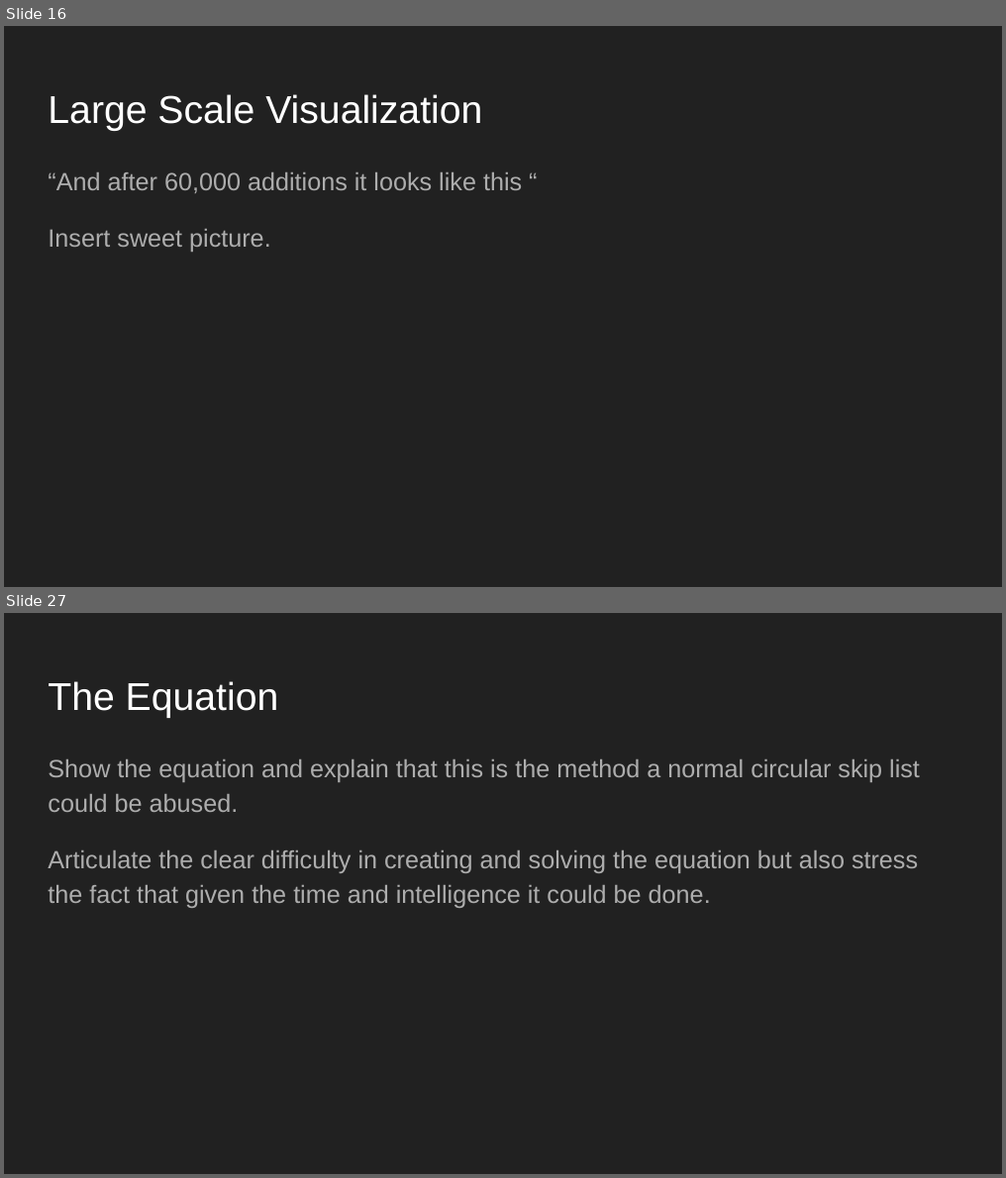
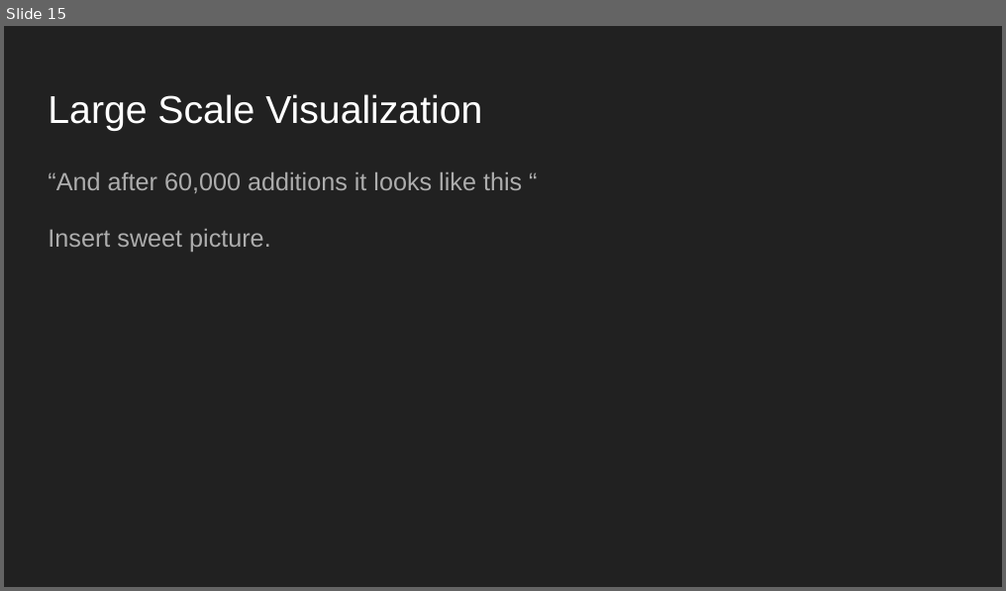
Before and after one commit to JSoddy/432-team10-project, a slide deck: Video/Final Video.pptx. Shown one above the other, each under a label of ours: slides 16 and 27 before the commit, slide 15 after it; the slides between them are not shown. The pictures are 1006x1178 and 1006x591 pixels, drawn with LibreOffice and Linux fonts; fonts in the diff are those of the drawing. Boxes give left, top, right and bottom in pixels: in the first picture for what was removed or moved away, otherwise in the second. Text is boxed around its words. In the diff, an @@ line names an element or a change of style, - is before the commit and + after.

```diff
--- a/Video/Final Video.pptx
+++ b/Video/Final Video.pptx
@@ slide 27 removed at [4,613,1002,1174], background #212121 @@
@@ title removed at [48,681,279,718] @@
-The Equation
@@ text removed at [48,760,920,908] @@
-Show the equation and explain that this is the method a normal circular skip list could be abused.
-Articulate the clear difficulty in creating and solving the equation but also stress the fact that given the time and intelligence it could be done.
@@ what was slide 16 is now slide 15 @@
```
Also in this commit, not shown: 8 slides changed, 16 slides added, 16 other slides removed.
